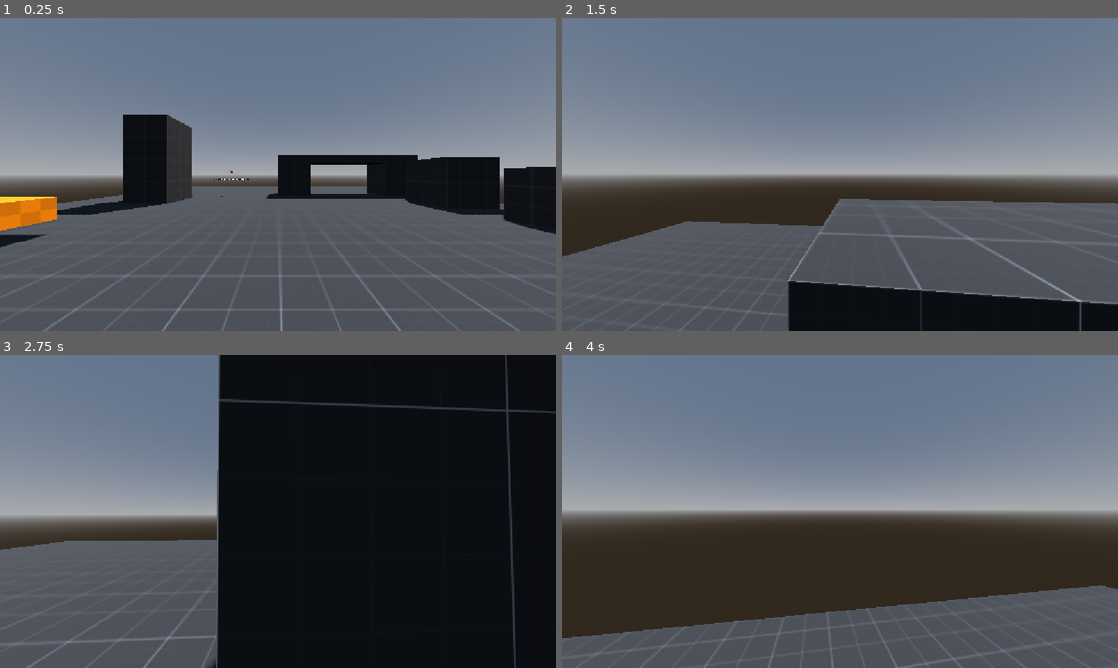
Above: before the commit, frames 1-4 (two rows, left to right).
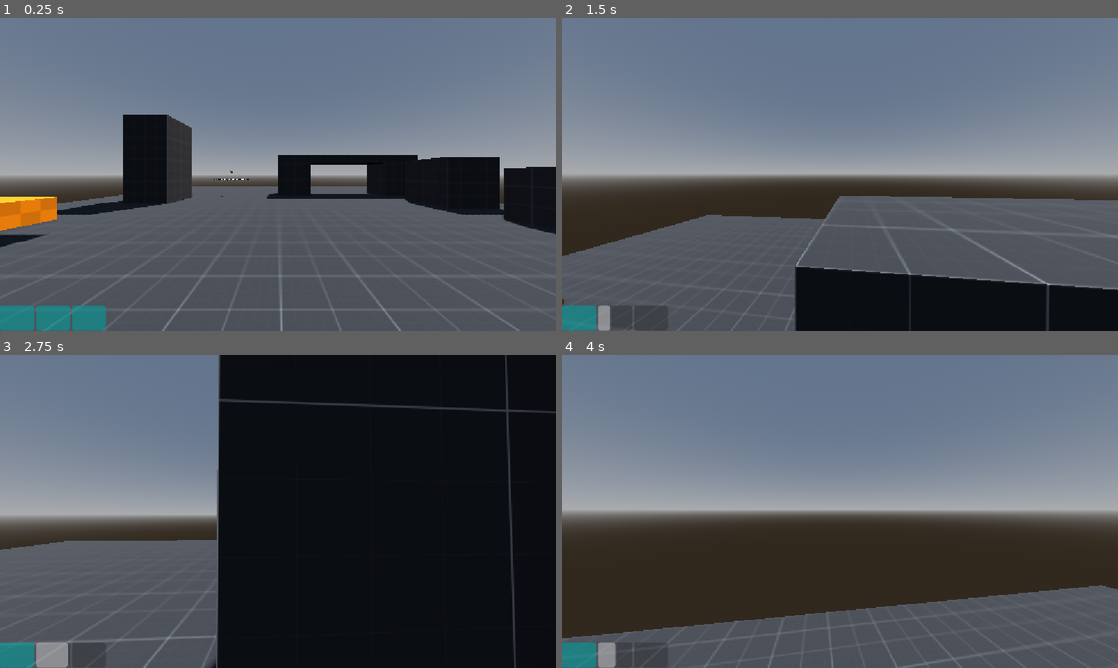
Above: after the commit, the same moments.

Repository: mensiamondher-coder/pfems
Game: Godot game, scene res://maps/prototype/prototype_level.tscn
Same seed, same stepped clock (60 frames per second), same inputs: the game is played once before the commit and once after it.
Inputs (mouse positions are in pixels of both pictures, inside the frame that each line leads up to):
- Up to frame 1 (0.25 s): no input
- Up to frame 2 (1.5 s): move the mouse to (867, 174) at 0.52 s; hold W (move_forward) from 0.53 s (still down); tap Shift (dash) at 0.6, 1.35 s; tap Space (jump) at 0.77 s; move the mouse to (812, 174) at 1.27 s
- Up to frame 3 (2.75 s): keep holding W (move_forward); tap Space (jump) at 1.52 s; move the mouse to (289, 505) at 2.02 s; tap Shift (dash) at 2.1 s
- Up to frame 4 (4 s): keep holding W (move_forward); move the mouse to (834, 517) at 2.77 s; tap Shift (dash) at 2.85, 3.6 s; tap Space (jump) at 3.02, 3.77 s; move the mouse to (878, 514) at 3.52 s

The runs differ from the first frame. In frame 1, 1.5% of the frame differs, in the area x 0-20%, y 91-100%; in frame 2, 5.8%, in the area x 0-100%, y 56-100%; in frame 3, 1.0%; in frame 4, 0.8%.

Commit message:
stamina and whatnot

Diff:
--- a/Player/player.gd
+++ b/Player/player.gd
@@ -18,7 +18,7 @@
 
 @onready var shape_cast: ShapeCast3D = $ShapeCast3D
 
-
+var stamina: float = 3
 # ── Movement Stats ───────────────────────────────────────────────────────────
 
 @export_group("Movement")
@@ -51,6 +51,7 @@
 # ── Node References ──────────────────────────────────────────────────────────
 
 @onready var camera: Camera3D = $Camera3D
+@onready var animation_player: AnimationPlayer = $AnimationPlayer
 
 
 # ── Built-in Callbacks ──────────────────────────────────────────────────────
@@ -73,12 +74,14 @@
 
 
 func _physics_process(delta: float) -> void:
-	if Input.is_action_just_pressed("dash") and velocity.x != 0 and velocity.z != 0:
+	if Input.is_action_just_pressed("dash") and velocity.x != 0 and velocity.z != 0 and stamina > 1:
 		dash()
+		stamina = stamina-1
 	_apply_gravity(delta)
 	_handle_jump()
 	_apply_movement(delta)
 	move_and_slide()
+	_stamina_handler(delta)
 
 
 # ── Gravity ──────────────────────────────────────────────────────────────────
@@ -127,6 +130,16 @@
 	right = right.normalized()
 
 	return right * input.x + forward * -input.y
+
+
+func _stamina_handler(delta):
+	clampf(stamina,0,3)
+	if stamina<3:
+		stamina = stamina + 0.5 * delta
+	else:
+		stamina = 3
+	pass
+
 
 
 # ── Mouse Look ───────────────────────────────────────────────────────────────
@@ -178,9 +191,11 @@
 	tween.set_ease(Tween.EASE_OUT)
 
 	# 3. Animate the global_position to the target
+
 	tween.tween_property(self, "global_position", stop_position + (Vector3.DOWN * correction_offset) , dash_duration)
-
+	animation_player.play("dash")
 	# 4. Turn physics back on when the dash finishes
+
 	tween.finished.connect(func():
 		set_physics_process(true)
 		is_dashing = false
--- a/Player/player.tscn
+++ b/Player/player.tscn
@@ -2,6 +2,7 @@
 
 [ext_resource type="Script" uid="uid://bskxab370hcel" path="res://Player/player.gd" id="1_player"]
 [ext_resource type="Script" uid="uid://cfjxo4v7x42ep" path="res://Player/shape_cast_3d.gd" id="2_4ntmi"]
+[ext_resource type="Script" uid="uid://drao57e2gtdo4" path="res://Player/staminabar.gd" id="2_btcbx"]
 
 [sub_resource type="CapsuleShape3D" id="CapsuleShape3D_player"]
 radius = 0.25
@@ -16,6 +17,43 @@
 
 [sub_resource type="CapsuleShape3D" id="CapsuleShape3D_l8h54"]
 height = 1.625
+
+[sub_resource type="Animation" id="Animation_4ntmi"]
+length = 0.001
+tracks/0/type = "value"
+tracks/0/imported = false
+tracks/0/enabled = true
+tracks/0/path = NodePath("Camera3D:fov")
+tracks/0/interp = 1
+tracks/0/loop_wrap = true
+tracks/0/keys = {
+"times": PackedFloat32Array(0),
+"transitions": PackedFloat32Array(1),
+"update": 0,
+"values": [90.0]
+}
+
+[sub_resource type="Animation" id="Animation_btcbx"]
+resource_name = "dash"
+length = 0.19999999999999998
+tracks/0/type = "value"
+tracks/0/imported = false
+tracks/0/enabled = true
+tracks/0/path = NodePath("Camera3D:fov")
+tracks/0/interp = 1
+tracks/0/loop_wrap = true
+tracks/0/keys = {
+"times": PackedFloat32Array(0, 0.2),
+"transitions": PackedFloat32Array(1, 1),
+"update": 0,
+"values": [110.0, 90.0]
+}
+
+[sub_resource type="AnimationLibrary" id="AnimationLibrary_gwnis"]
+_data = {
+&"RESET": SubResource("Animation_4ntmi"),
+&"dash": SubResource("Animation_btcbx")
+}
 
 [node name="Player" type="CharacterBody3D" unique_id=143983222]
 script = ExtResource("1_player")
@@ -37,8 +75,51 @@
 transform = Transform3D(1, 0, 0, 0, 1, 0, 0, 0, 1, 0, 1.3184043, 0)
 fov = 90.0
 
+[node name="UI" type="Control" parent="Camera3D" unique_id=1765828890]
+layout_mode = 3
+anchors_preset = 15
+anchor_right = 1.0
+anchor_bottom = 1.0
+grow_horizontal = 2
+grow_vertical = 2
+mouse_filter = 2
+
+[node name="GridContainer" type="GridContainer" parent="Camera3D/UI" unique_id=1554705661]
+layout_mode = 0
+offset_top = 595.0
+offset_right = 219.0
+offset_bottom = 647.0
+columns = 3
+script = ExtResource("2_btcbx")
+metadata/_edit_use_anchors_ = true
+
+[node name="staminabar1" type="ProgressBar" parent="Camera3D/UI/GridContainer" unique_id=506301227]
+layout_mode = 2
+size_flags_horizontal = 3
+size_flags_vertical = 3
+max_value = 33.0
+value = 33.0
+show_percentage = false
+
+[node name="staminabar2" type="ProgressBar" parent="Camera3D/UI/GridContainer" unique_id=1937198809]
+layout_mode = 2
+size_flags_horizontal = 3
+size_flags_vertical = 3
+max_value = 33.0
+show_percentage = false
+
+[node name="staminabar3" type="ProgressBar" parent="Camera3D/UI/GridContainer" unique_id=1727564411]
+layout_mode = 2
+size_flags_horizontal = 3
+size_flags_vertical = 3
+max_value = 33.0
+show_percentage = false
+
 [node name="ShapeCast3D" type="ShapeCast3D" parent="." unique_id=1845310572]
 transform = Transform3D(1, 0, 0, 0, 1, 0, 0, 0, 1, 0, 0.815, 0)
 shape = SubResource("CapsuleShape3D_l8h54")
 target_position = Vector3(0, 0, 0)
 script = ExtResource("2_4ntmi")
+
+[node name="AnimationPlayer" type="AnimationPlayer" parent="." unique_id=1973269213]
+libraries/ = SubResource("AnimationLibrary_gwnis")
--- /dev/null
+++ b/Player/staminabar.gd
@@ -0,0 +1,32 @@
+extends GridContainer
+@onready var player: Player = $"../../.."
+
+@onready var staminabar_1: ProgressBar = $staminabar1
+@onready var staminabar_2: ProgressBar = $staminabar2
+@onready var staminabar_3: ProgressBar = $staminabar3
+
+
+# Called when the node enters the scene tree for the first time.
+func _ready() -> void:
+	pass # Replace with function body.
+
+
+# Called every frame. 'delta' is the elapsed time since the previous frame.
+func _process(delta: float) -> void:
+	if staminabar_1.value == staminabar_1.max_value:
+		staminabar_1.modulate = Color(0.0, 0.859, 0.839, 1.0)
+	else:
+		staminabar_1.modulate = Color(1.0, 1.0, 1.0, 1.0)
+	if staminabar_2.value == staminabar_1.max_value:
+		staminabar_2.modulate = Color(0.0, 0.859, 0.839, 1.0)
+	else:
+		staminabar_2.modulate = Color(1.0, 1.0, 1.0, 1.0)
+	if staminabar_3.value == staminabar_1.max_value:
+		staminabar_3.modulate = Color(0.0, 0.859, 0.839, 1.0)
+	else:
+		staminabar_3.modulate = Color(1.0, 1.0, 1.0, 1.0)
+
+	staminabar_1.value = player.stamina * 100 / 3
+	staminabar_2.value = (player.stamina * 100 / 3) - 33
+	staminabar_3.value = (player.stamina * 100 / 3) - 66
+	pass
--- a/maps/prototype/prototype_level.tscn
+++ b/maps/prototype/prototype_level.tscn
@@ -258,7 +258,7 @@
 speed_scale = 0.3
 
 [node name="CoinAsset" type="Node3D" parent="." unique_id=1416686472]
-transform = Transform3D(0.020725256, -0.99978435, 0, 0.99978435, 0.020725256, 0, 0, 0, 1, -3, 1.5, -7)
+transform = Transform3D(0.020725252, -0.99978423, 0, 0.99978423, 0.020725252, 0, 0, 0, 1, -3, 1.5, -7)
 metadata/_edit_group_ = true
 
 [node name="CoinMesh" type="MeshInstance3D" parent="CoinAsset" unique_id=798025161]
--- a/project.godot
+++ b/project.godot
@@ -17,7 +17,6 @@
 
 [display]
 
-window/size/mode=4
 window/stretch/mode="canvas_items"
 window/stretch/aspect="expand"
 
Not shown, added: Player/staminabar.gd.uid
